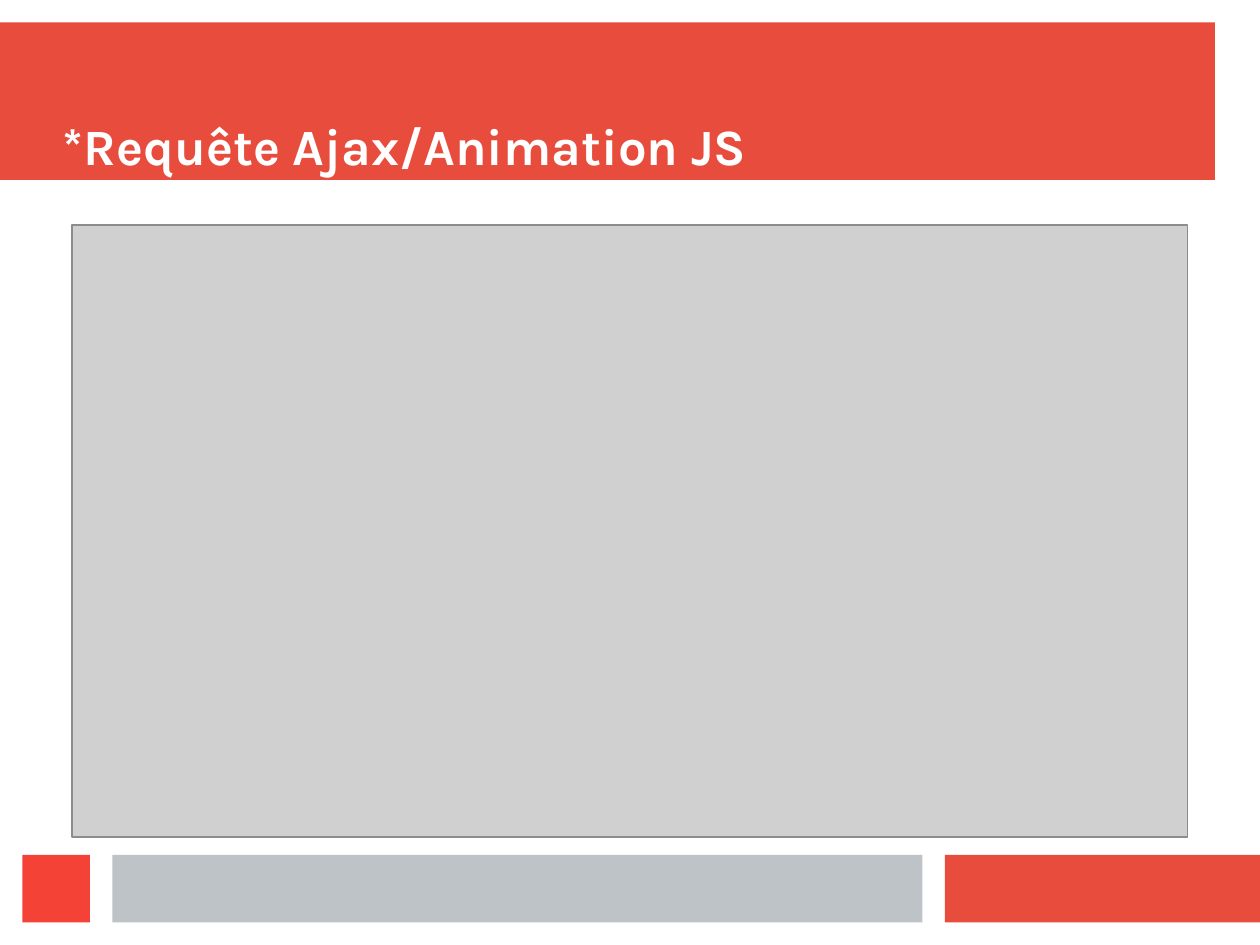
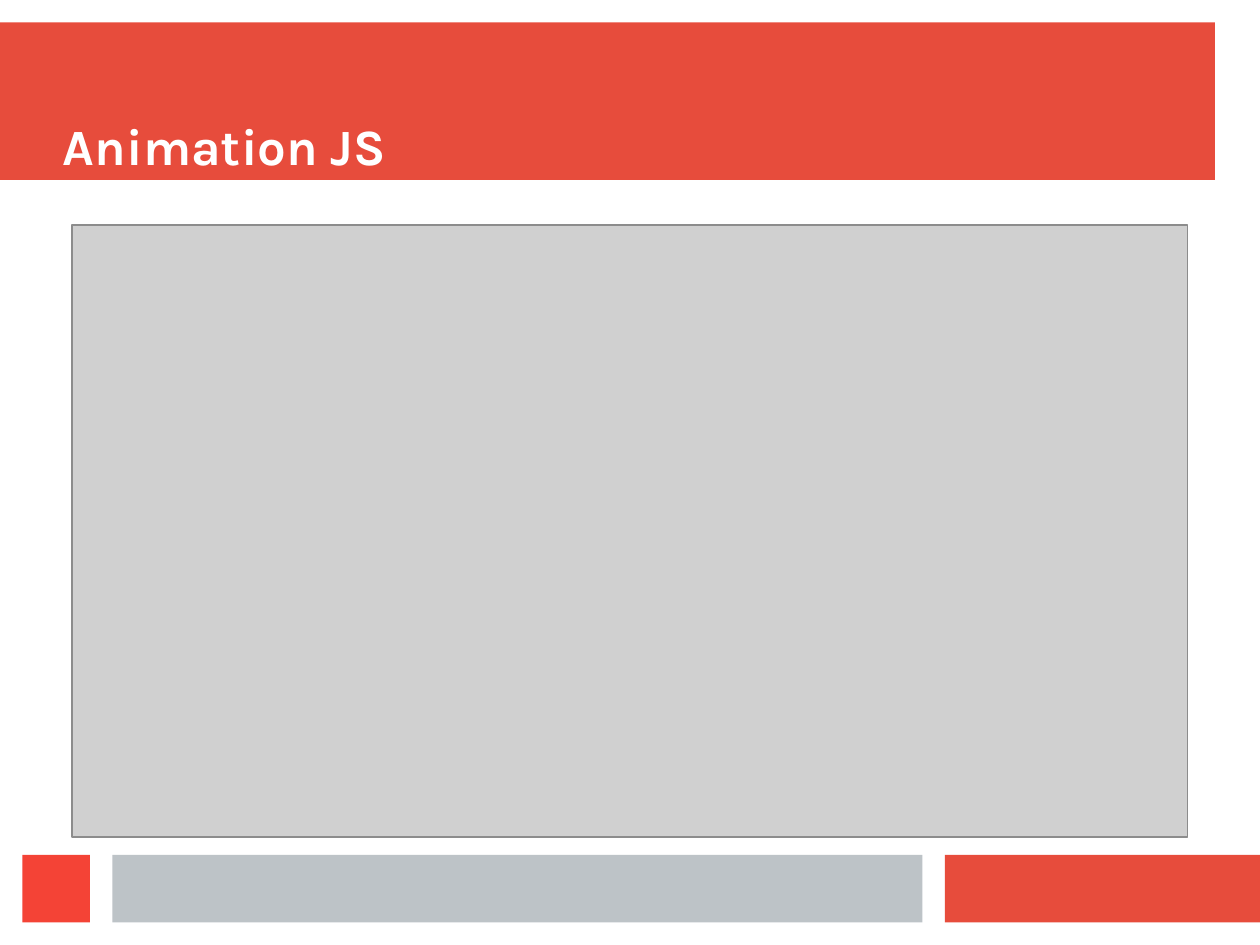
Before and after one commit to Wanbli83470/P7_ESTIVAL_THOMAS, a slide deck: slide 6 of SLIDE.odp. Drawn at 1260x945 pixels with LibreOffice and Linux fonts; fonts in the diff are those of the drawing; grey boxes stand for pictures. Boxes give left, top, right and bottom in pixels: in the first picture for what was removed or moved away, otherwise in the second. Text is boxed around its words. In the diff, an @@ line names an element or a change of style, - is before the commit and + after.

```diff
--- a/SLIDE.odp
+++ b/SLIDE.odp
@@ title at (63,129,386,166): text changed @@
-*Requête Ajax/Animation JS
+Animation JS
```
Also in this commit, not shown: 3 other slides changed, 1 slide added.
